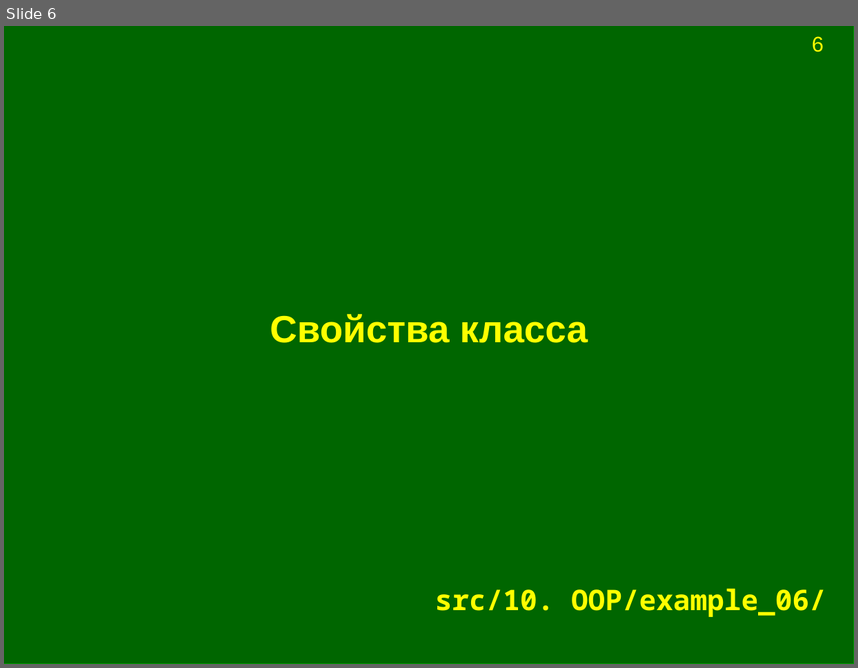
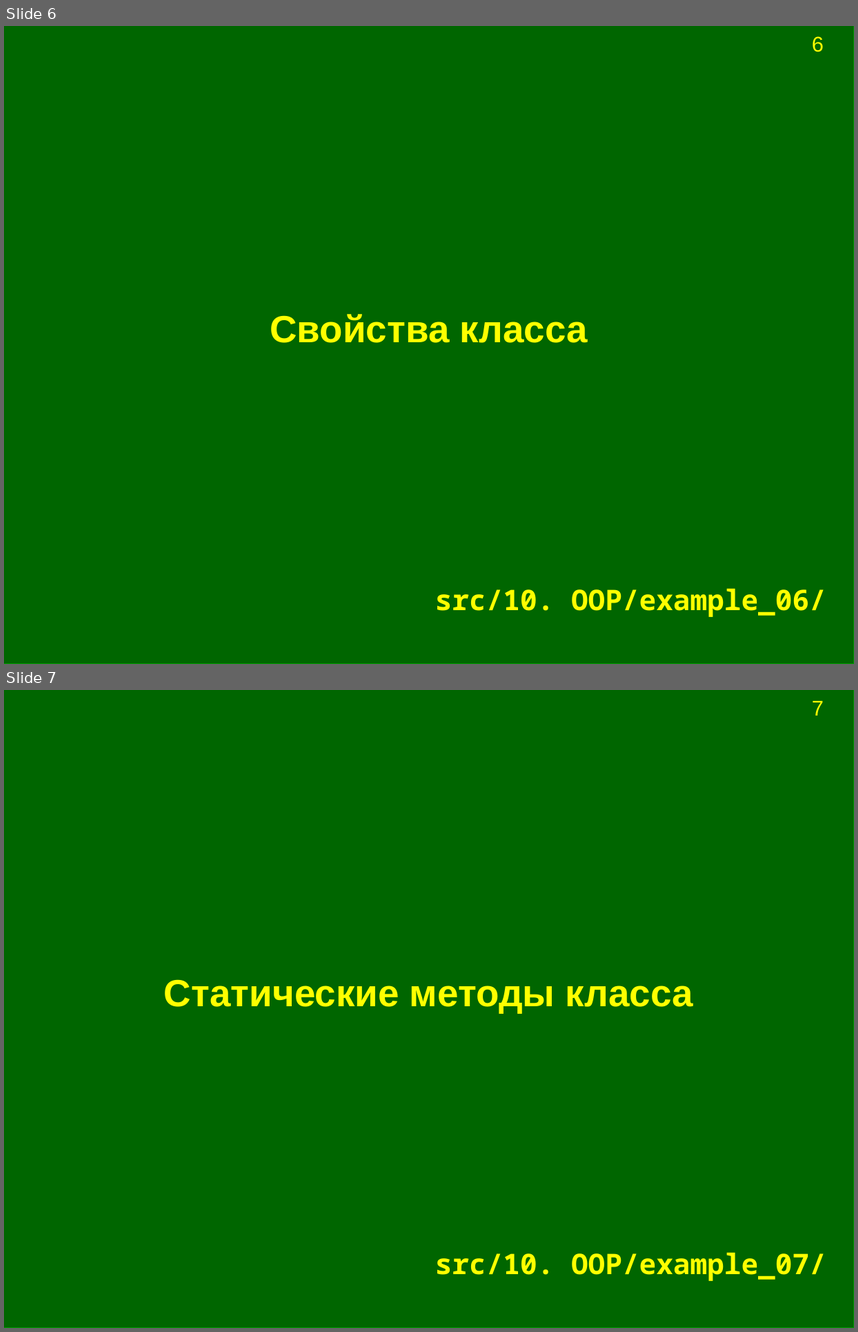
Before and after one commit to Jenyay/modelling, a slide deck: python language/presentations/12. OOP.odp. Shown one above the other, each under a label of ours: slide 6 before the commit, slides 6 and 7 after it. The pictures are 858x668 and 858x1332 pixels, drawn with LibreOffice and Linux fonts; fonts in the diff are those of the drawing. Boxes give left, top, right and bottom in pixels: in the first picture for what was removed or moved away, otherwise in the second. Text is boxed around its words. In the diff, an @@ line names an element or a change of style, - is before the commit and + after.

```diff
--- a/python language/presentations/12. OOP.odp
+++ b/python language/presentations/12. OOP.odp
@@ slide 7 added at [4,690,854,1328], background #FFFFFF; not listed: 2 template elements that a slide beside it also shows @@
@@ title added at [164,979,693,1013], 32 pt, text #FFFF00, bold @@
+Статические методы класса
@@ title added at [435,1252,826,1281], 24 pt, text #FFFF00, bold @@
+src/10. OOP/example_07/
```
Also in this commit, not shown: 7 other slides added, 25 other files.
